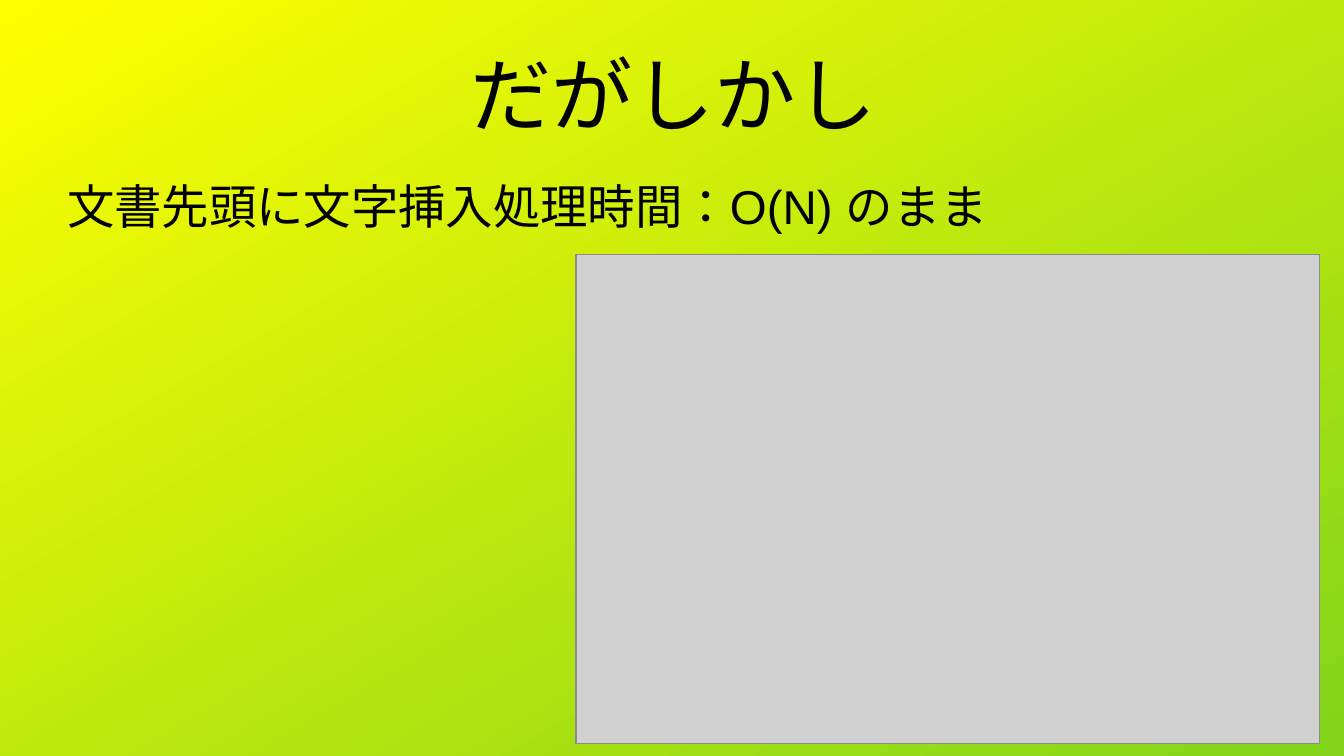
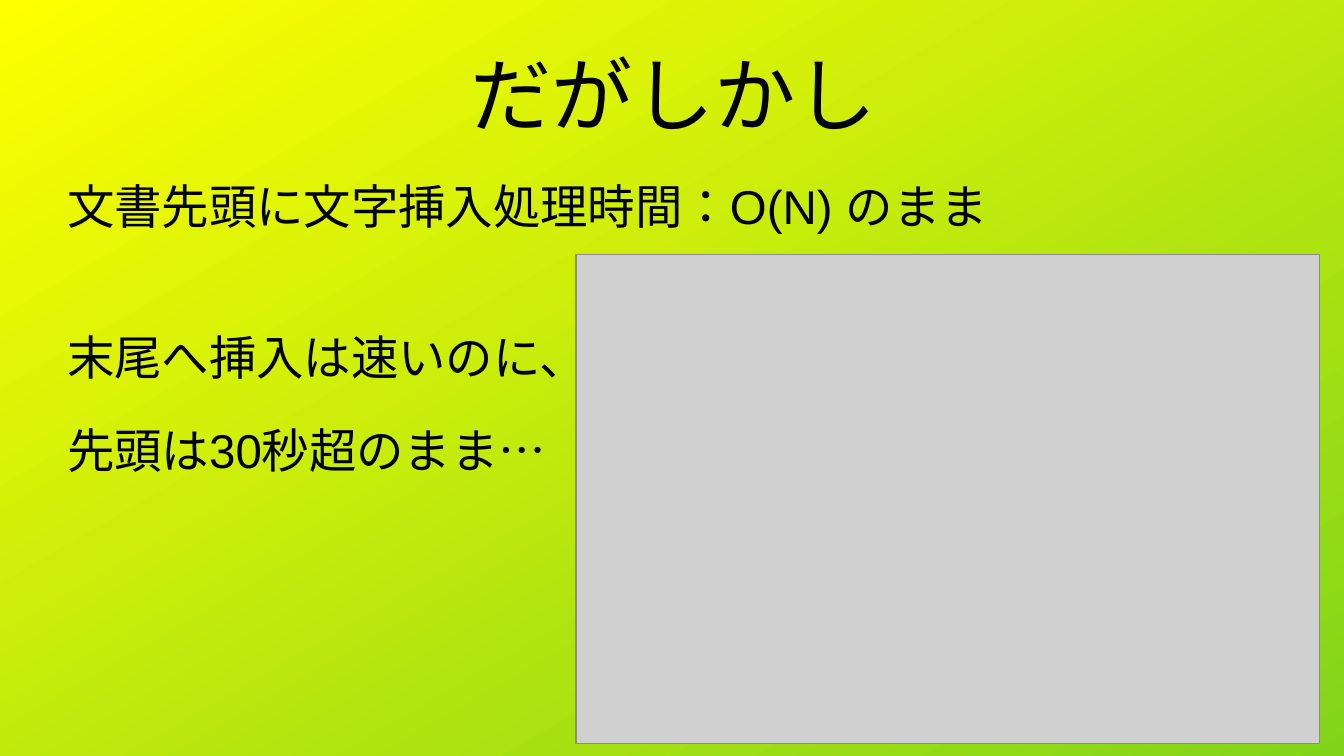
Before and after one commit to vivisuke/viMarkdown, a slide deck: slide 12 of tech/ja/LT20260913/10万行でもサクサク編集.odp. Drawn at 1344x756 pixels with LibreOffice and Linux fonts; fonts in the diff are those of the drawing; grey boxes stand for pictures. Boxes give left, top, right and bottom in pixels: in the first picture for what was removed or moved away, otherwise in the second. Text is boxed around its words. In the diff, an @@ line names an element or a change of style, - is before the commit and + after.

```diff
--- a/tech/ja/LT20260913/10万行でもサクサク編集.odp
+++ b/tech/ja/LT20260913/10万行でもサクサク編集.odp
@@ text at (67,326,586,472): paragraphs added @@
+末尾へ挿入は速いのに、
+先頭は30秒超のまま…
```
Also in this commit, not shown: 2 other slides changed, 4 other files.
